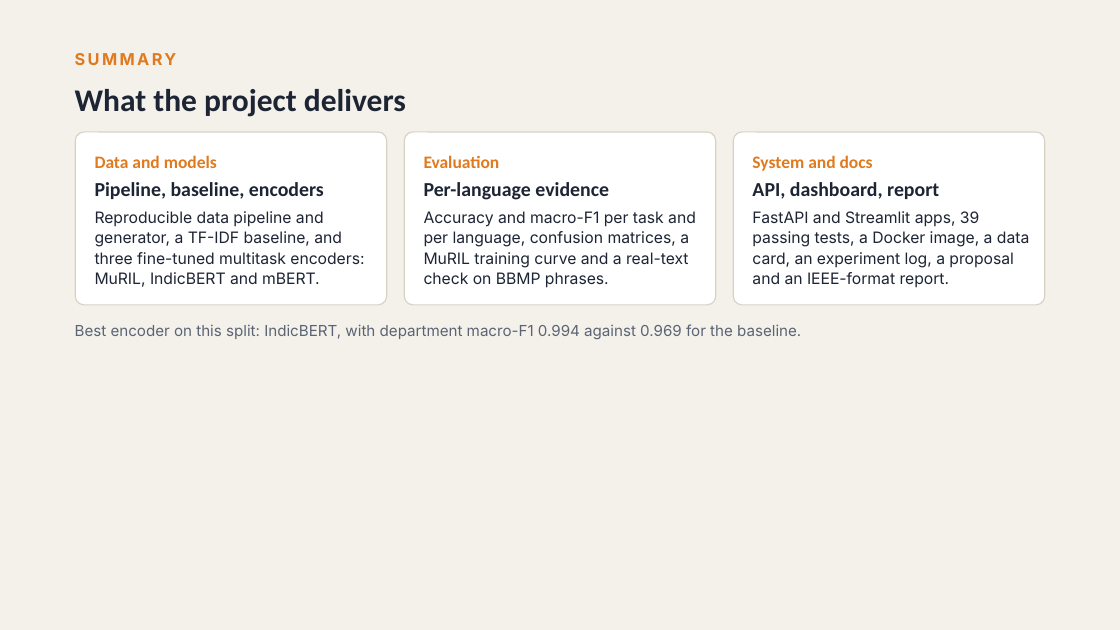
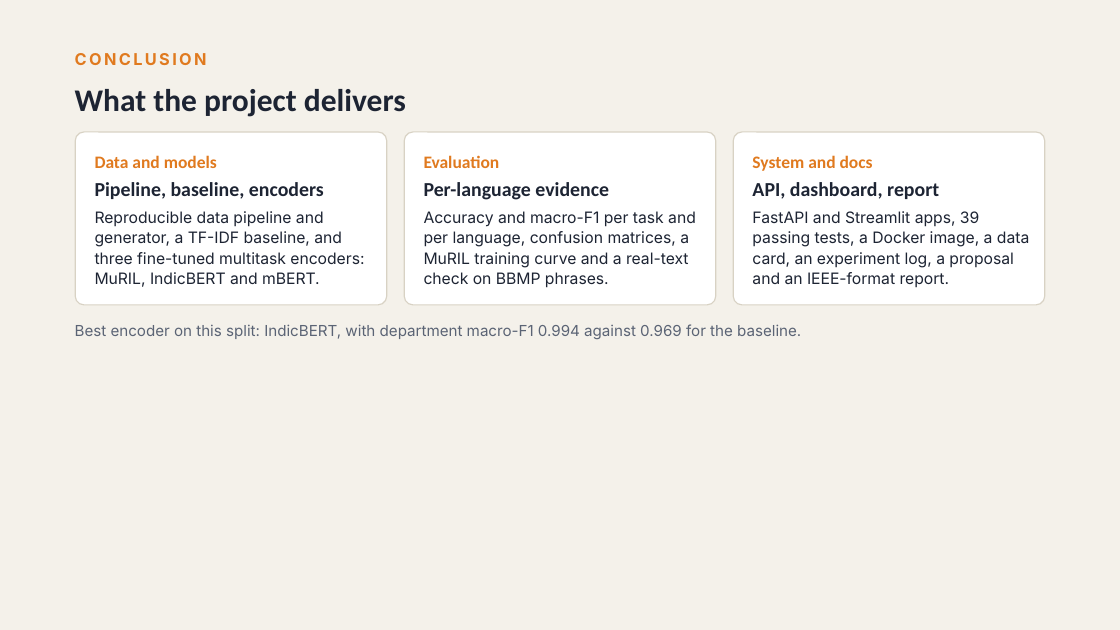
Before and after one commit to sam131725/public_grievenes, a slide deck: slide 28 of docs/slides/P8_Mid-term_Review.pptx (slide 24 before the commit). Drawn at 1120x630 pixels with LibreOffice and Linux fonts; fonts in the diff are those of the drawing. Boxes give left, top, right and bottom in pixels: in the first picture for what was removed or moved away, otherwise in the second. Text is boxed around its words. In the diff, an @@ line names an element or a change of style, - is before the commit and + after.

```diff
--- a/docs/slides/P8_Mid-term_Review.pptx
+++ b/docs/slides/P8_Mid-term_Review.pptx
@@ text at [75, 53, 207, 65]: text changed @@
-SUMMARY
+CONCLUSION
```
Also in this commit, not shown: 4 slides added.
